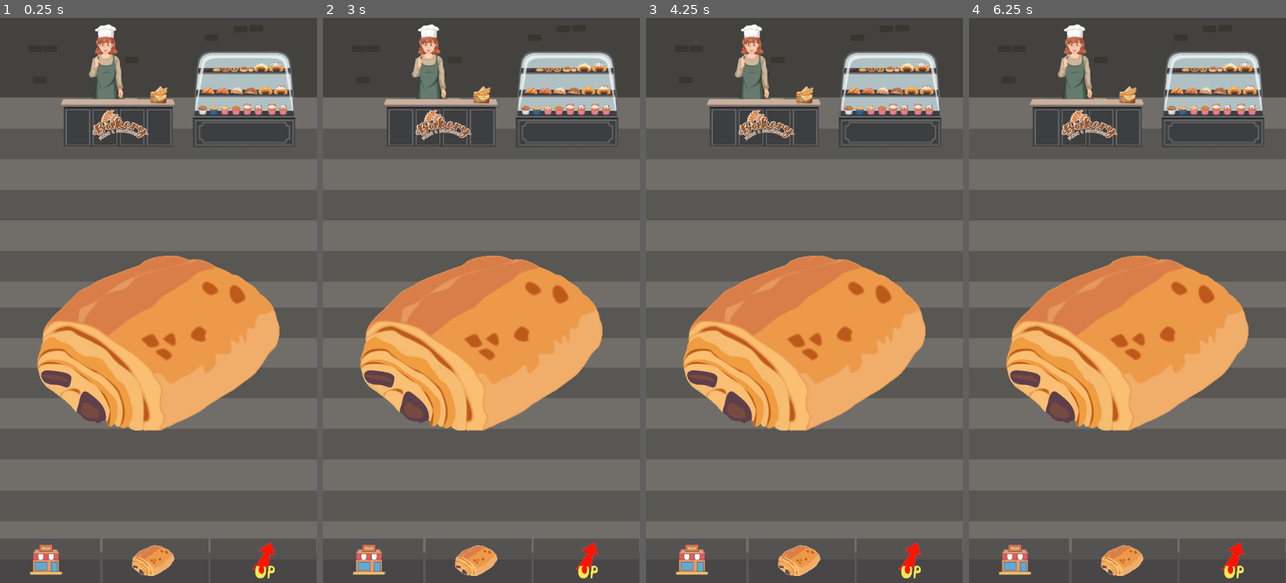
Above: before the commit, frames 1-4 (left to right).
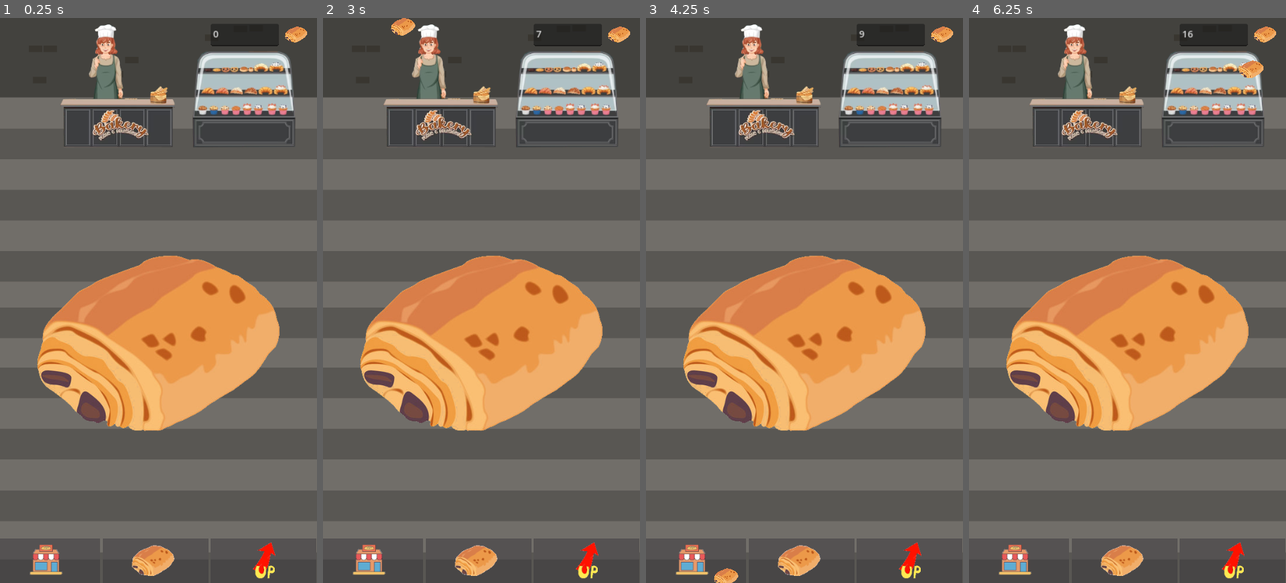
Above: after the commit, the same moments.

Repository: christophechr/EpitechGameJam-1
Game: Godot game, scene res://Scene/world.tscn
Two runs of this game, one before a commit and one after it. Both use one fixed random seed, a clock stepped at 60 frames per second and the inputs below.
Inputs (mouse positions are in pixels of both pictures, inside the frame that each line leads up to):
- Up to frame 1 (0.25 s): no input
- Up to frame 2 (3 s): click (370, 560) at 0.5 s; click (478, 560) at 1.25 s; click (586, 560) at 2 s; click (484, 345) at 2.75 s
- Up to frame 3 (4.25 s): click (693, 560) at 3.5 s
- Up to frame 4 (6.25 s): click (1124, 560) at 4.25 s; click (1232, 560) at 5 s; click (1130, 345) at 5.75 s

The runs differ from the first frame. In frame 1, 0.8% of the frame differs, in the area x 66-97%, y 1-5%; in frame 2, 1.0%, in the area x 21-97%, y 0-5%; in frame 3, 1.0%; in frame 4, 1.0%.

Commit message:
erika add button

Diff:
--- /dev/null
+++ b/choco_clicker/Scene/TextEdit.gd
@@ -0,0 +1,14 @@
+extends TextEdit
+
+
+# Called when the node enters the scene tree for the first time.
+func _ready():
+	pass # Replace with function body.
+
+
+# Called every frame. 'delta' is the elapsed time since the previous frame.
+func _process(delta):
+	pass
+
+func _on_world_nb_choco(choco):
+	text = str(choco)
--- a/choco_clicker/Scene/world.tscn
+++ b/choco_clicker/Scene/world.tscn
@@ -1,8 +1,9 @@
-[gd_scene load_steps=6 format=3 uid="uid://lswyqs3s8sx5"]
+[gd_scene load_steps=7 format=3 uid="uid://lswyqs3s8sx5"]
 
 [ext_resource type="PackedScene" uid="uid://bjjxpqcf4gsap" path="res://Scene/BottomBar.tscn" id="1_c6gte"]
 [ext_resource type="Script" path="res://Script/world.gd" id="1_r8bp6"]
 [ext_resource type="Texture2D" uid="uid://j274vub14bbq" path="res://Assets/back.png" id="2_n2vy4"]
+[ext_resource type="Script" path="res://Scene/TextEdit.gd" id="6_pk6io"]
 [ext_resource type="Texture2D" uid="uid://bjrpnvdlax2au" path="res://Assets/choco.png" id="6_uthds"]
 [ext_resource type="Script" path="res://Scene/Sprite2D.gd" id="7_jg86x"]
 
@@ -39,9 +40,27 @@
 offset_right = 308.0
 offset_bottom = 304.0
 
+[node name="TextEdit" type="TextEdit" parent="."]
+offset_left = 359.0
+offset_top = 10.0
+offset_right = 475.0
+offset_bottom = 48.0
+text = "0"
+script = ExtResource("6_pk6io")
+
+[node name="Choco" type="Sprite2D" parent="."]
+position = Vector2(504, 28)
+scale = Vector2(0.092, 0.09)
+texture = ExtResource("6_uthds")
+
+[node name="Timer" type="Timer" parent="."]
+autostart = true
+
+[connection signal="nb_choco" from="." to="TextEdit" method="_on_world_nb_choco"]
 [connection signal="button_up" from="BottomBar/Right" to="." method="_on_right_button_up"]
 [connection signal="button_up" from="BottomBar/Center" to="." method="_on_center_button_up"]
 [connection signal="button_up" from="BottomBar/Left" to="." method="_on_left_button_up"]
 [connection signal="click" from="Sprite2D" to="." method="_on_sprite_2d_click"]
 [connection signal="button_down" from="Sprite2D/choco" to="Sprite2D" method="_on_choco_button_down"]
 [connection signal="button_up" from="Sprite2D/choco" to="Sprite2D" method="_on_choco_button_up"]
+[connection signal="timeout" from="Timer" to="." method="_on_timer_timeout"]
--- a/choco_clicker/Script/world.gd
+++ b/choco_clicker/Script/world.gd
@@ -1,14 +1,22 @@
 extends Node2D
 
-var click = 0
+var choco_nbr = 0
+var sprite_texture = preload("res://Assets/choco.png")
+var small_size = Vector2(0.1,0.1)
+var nb_rouleau = 1
+var nb_baker = 0
+var nb_bakery = 0
+var level_click = 5
+var mult_up = 1
+
+signal nb_choco
 
 # Called when the node enters the scene tree for the first time.
 func _ready():
-	pass # Replace with function body.
+	pass
 
-# Called every frame. 'delta' is the elapsed time since the previous frame.
 func _process(delta):
-	pass
+	emit_signal("nb_choco", choco_nbr)
 
 
 func _on_left_button_up():
@@ -22,7 +30,18 @@
 func _on_right_button_up():
 	pass # Replace with function body.
 
+func _on_sprite_2d_click():
+	choco_nbr += 1 * level_click
+	var sprite = RigidBody2D.new()
+	sprite.position = Vector2(randi() % 541,0)
+	add_child(sprite)
+	var sprite_t = Sprite2D.new()
+	sprite_t.texture = sprite_texture
+	sprite_t.scale = small_size
+	sprite.add_child(sprite_t)
 
-func _on_sprite_2d_click():
-	click += 1
-	print(click)
+
+func _on_timer_timeout():
+	choco_nbr += nb_rouleau * mult_up
+	choco_nbr += nb_baker * 10 * mult_up
+	choco_nbr += nb_bakery * 100 * mult_up
Binary file added: choco_clicker/Assets/baker.png
Not shown, added: choco_clicker/Assets/baker.png.import
Binary file added: choco_clicker/Assets/bakery.png
Not shown, added: choco_clicker/Assets/bakery.png.import
Binary file added: choco_clicker/Assets/jasonderouleau.png
Not shown, added: choco_clicker/Assets/jasonderouleau.png.import
